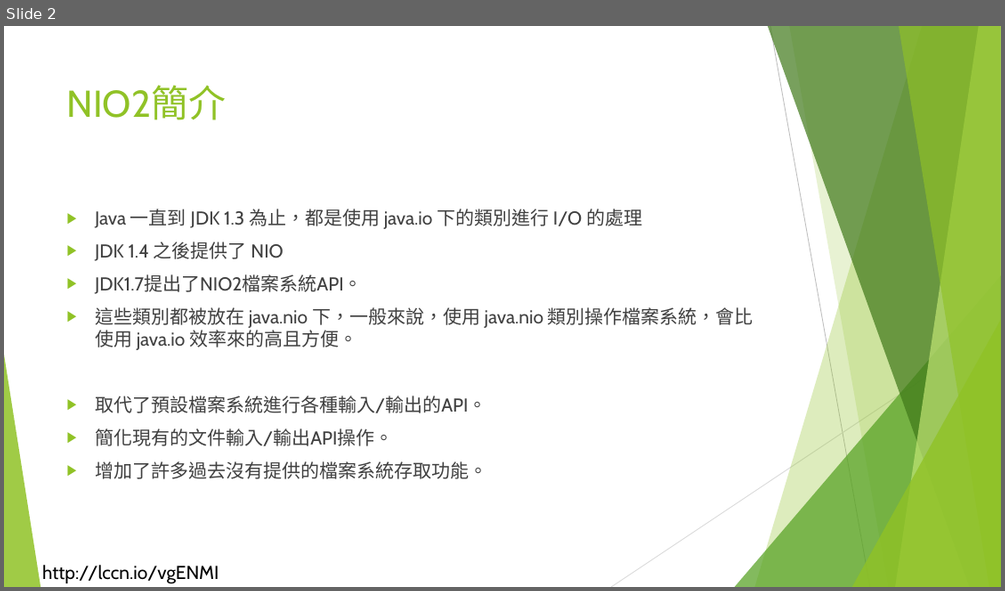
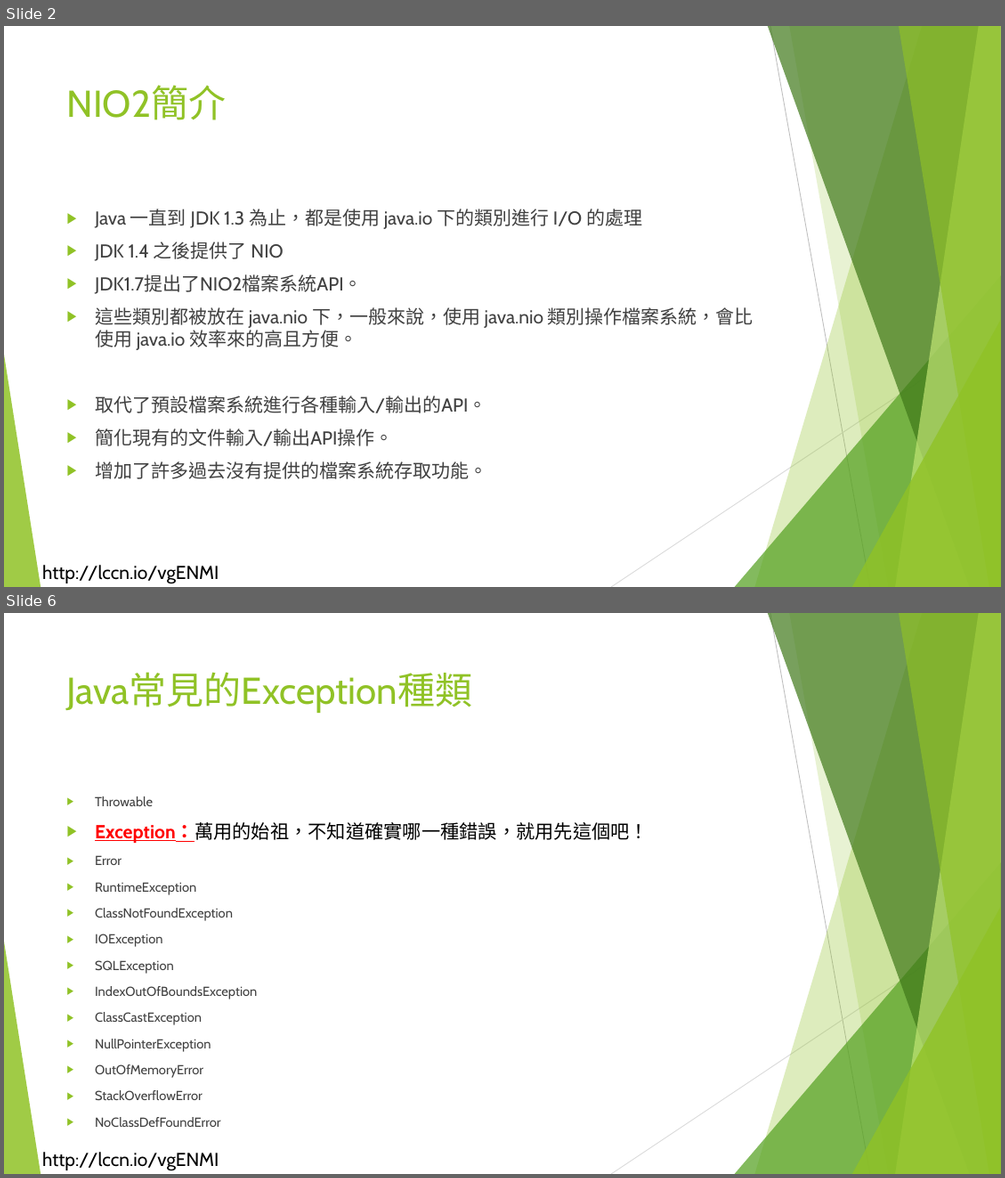
Before and after one commit to liulawsi/My_PPTs, a slide deck: LCC/Java/11_Nio2概要.pptx. Shown one above the other, each under a label of ours: slide 2 before the commit, slides 2 and 6 after it; the slides between them are not shown. The pictures are 1005x591 and 1005x1178 pixels, drawn with LibreOffice and Linux fonts; fonts in the diff are those of the drawing; background and template pictures are left out. Boxes give left, top, right and bottom in pixels: in the first picture for what was removed or moved away, otherwise in the second. Text is boxed around its words. In the diff, an @@ line names an element or a change of style, - is before the commit and + after.

```diff
--- a/LCC/Java/11_Nio2概要.pptx
+++ b/LCC/Java/11_Nio2概要.pptx
@@ slide 6 added at <box>4,613,1001,1174</box>, background #FFFFFF; not listed: 11 template elements that a slide beside it also shows @@
@@ title added at <box>67,673,473,713</box>, 36 pt, text #90C226 @@
+Java常見的Exception種類
@@ text added at <box>95,796,648,1100</box>, 12.6 pt, text #404040 @@
+▶ Throwable
+▶ Exception：萬用的始祖，不知道確實哪一種錯誤，就用先這個吧！
+▶ Error
+▶ RuntimeException
+▶ ClassNotFoundException
+▶ IOException
+▶ SQLException
+▶ IndexOutOfBoundsException
+▶ ClassCastException
+▶ NullPointerException
+▶ OutOfMemoryError
+▶ StackOverflowError
+▶ NoClassDefFoundError
```
Also in this commit, not shown: 2 slides changed, 15 other slides added, 2 slides removed, 2 other files.
